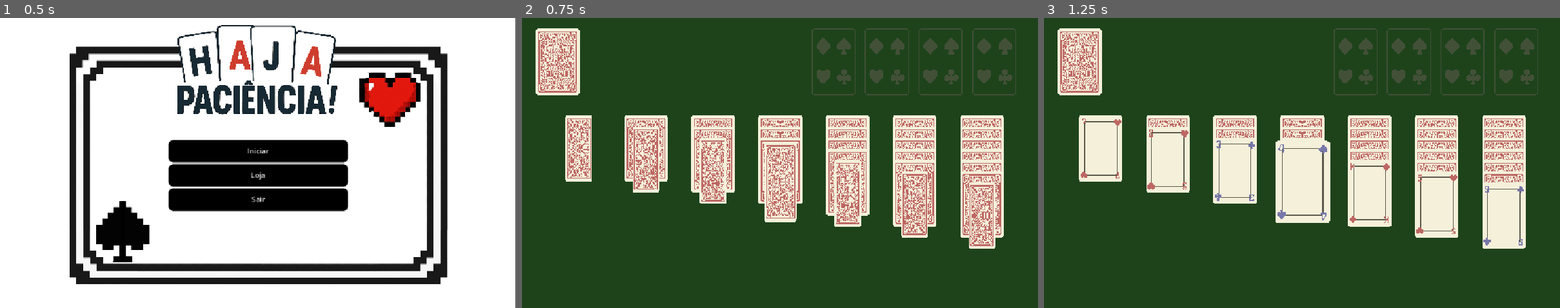
Above: before the commit, frames 1-3 (left to right).
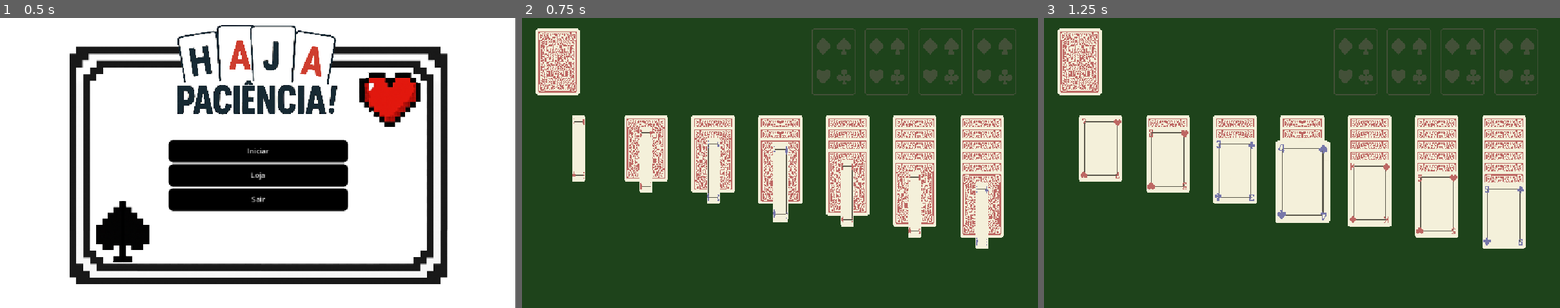
Above: after the commit, the same moments.

Repository: biarog/Paciencia-Maritacas
Game: Godot game, scene res://cenas/menu_inicial.tscn
The game is run twice, just before and just after one commit, with the same random seed, the same clock (stepped at 60 frames per second) and the same inputs.
Inputs:
- Up to frame 1 (0.5 s): no input
- Up to frame 2 (0.75 s): click "Iniciar" at 0.5 s
- Up to frame 3 (1.25 s): no input

Frame 1 is identical in both runs. In frame 2, 4.9% of the frame differs, in the area x 8-92%, y 33-80%; in frame 3, nothing differs.

Commit message:
Criação de movimento da carta ao virá-la do deck

Diff:
--- a/cenas/carta.tscn
+++ b/cenas/carta.tscn
@@ -156,6 +156,7 @@
 libraries = {
 &"": SubResource("AnimationLibrary_bwo45")
 }
+speed_scale = 1.7
 
 [connection signal="mouse_entered" from="Area Carta" to="." method="_on_area_carta_mouse_entered"]
 [connection signal="mouse_exited" from="Area Carta" to="." method="_on_area_carta_mouse_exited"]
--- a/cenas/mesa_paciencia.tscn
+++ b/cenas/mesa_paciencia.tscn
@@ -11,7 +11,7 @@
 [ext_resource type="Texture2D" uid="uid://ccwsqxpiwa7qb" path="res://Assets/imagens/haja_paciencia_titulo_fundo_branco.png" id="6_lyeby"]
 
 [sub_resource type="RectangleShape2D" id="RectangleShape2D_udm32"]
-size = Vector2(130, 444)
+size = Vector2(140.5, 444)
 
 [sub_resource type="StyleBoxFlat" id="StyleBoxFlat_2ioiy"]
 bg_color = Color(0.6, 0.6, 0.6, 0)
--- a/scripts/Paciencia/controle_deck.gd
+++ b/scripts/Paciencia/controle_deck.gd
@@ -34,17 +34,32 @@
 
 func adicionar_carta_virada(carta:Carta) -> void:
 	var ncartas:int = cartas_viradas.get_child_count()
+	var tween = carta.create_tween()
+	var pos_alvo_x = 181 + (ncartas * 33)
+	var pos_alvo_y = carta.global_position.y
+	carta.z_index =+ 30
+
+
 	if ncartas >= 3:
 		var primeira_carta:Carta= cartas_viradas.get_child(0)
-		primeira_carta.virar_carta()
+		if !primeira_carta.virada:
+			primeira_carta.virar_carta()
 		cartas_guardadas.append(primeira_carta)
 		cartas_viradas.remove_child(primeira_carta)
+		pos_alvo_x = 181 + (ncartas * 33)
 
-	carta.virar_carta()
-	deck.remove_child(carta)
-	cartas_viradas.add_child(carta)
+	tween.tween_property(carta, "global_position", Vector2(pos_alvo_x, pos_alvo_y), 0.2)
+	tween.set_trans(Tween.TRANS_SINE).set_ease(Tween.EASE_OUT)
 
-	atualizar_conexoes(carta)
+	tween.finished.connect(func():
+		carta.position = Vector2.ZERO
+		if carta.virada:
+			carta.virar_carta()
+		deck.remove_child(carta)
+		cartas_viradas.add_child(carta)
+		atualizar_conexoes(carta)
+		_normalizar_zindex()
+	)
 
 func remover_cartas_viradas() -> void:
 	for carta in cartas_viradas.get_children():
